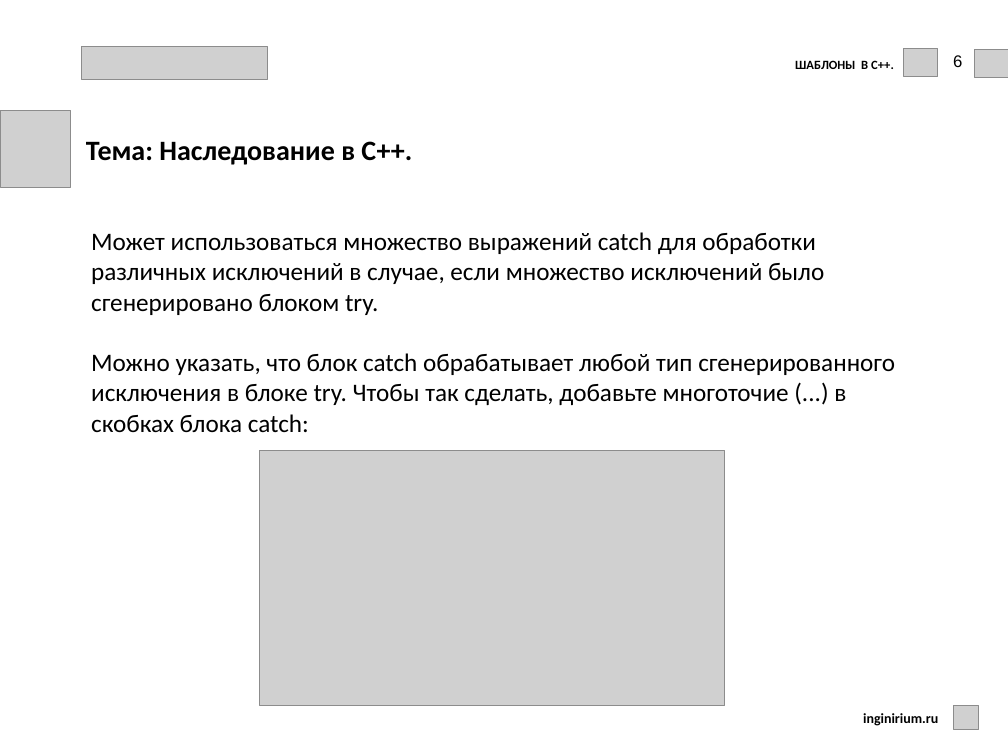
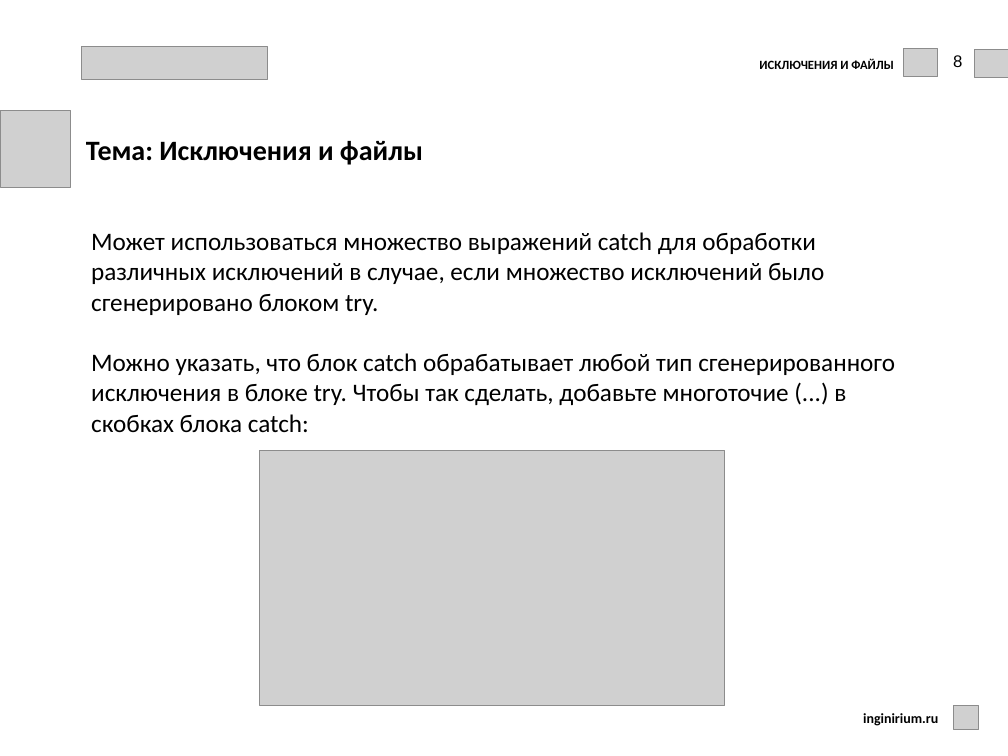
Before and after one commit to kprmk/Cpp, a slide deck: slide 8 of lessons_I/9-11/les_11/les_11_exceptions_file.pptx. Drawn at 1008x756 pixels with LibreOffice and Linux fonts; fonts in the diff are those of the drawing; grey boxes stand for pictures; background and template pictures are left out. Boxes give left, top, right and bottom in pixels: in the first picture for what was removed or moved away, otherwise in the second. Text is boxed around its words. In the diff, an @@ line names an element or a change of style, - is before the commit and + after.

```diff
--- a/lessons_I/9-11/les_11/les_11_exceptions_file.pptx
+++ b/lessons_I/9-11/les_11/les_11_exceptions_file.pptx
@@ text at bbox=[759, 58, 893, 69]: text changed @@
-ШАБЛОНЫ В С++.
+ИСКЛЮЧЕНИЯ И ФАЙЛЫ
@@ text at bbox=[86, 141, 423, 165]: text changed @@
-Тема: Наследование в С++.
+Тема: Исключения и файлы
```
Also in this commit, not shown: 16 other slides changed, 2 slides removed, 45 other files.
